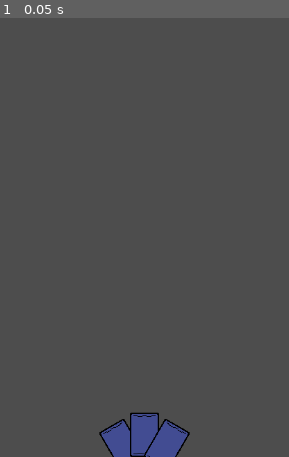
Above: before the commit, frame 1.
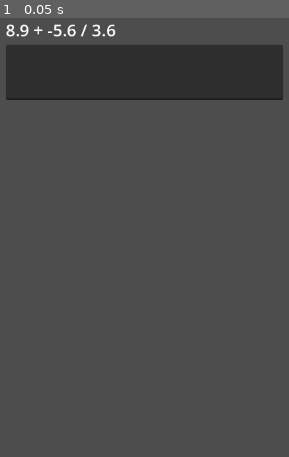
Above: after the commit, the same moment.

Repository: yDewolf/MathDungeons
Game: Godot game, scene res://core/scenes/MathTest.tscn
Same seed, same stepped clock (60 frames per second), same inputs: the game is played once before the commit and once after it. Before the commit the project starts from res://core/scenes/TestPlayer.tscn.
Inputs:
- Up to frame 1 (0.05 s): no input

The runs differ from the first frame. In frame 1, 15% of the frame differs, in the area x 2-98%, y 1-100%.

Commit message:
fix some bugs

Diff:
--- a/core/components/Math/Equations/ExpressionHandler.gd
+++ b/core/components/Math/Equations/ExpressionHandler.gd
@@ -35,7 +35,7 @@
 	var inputted = input_text.text
 
 	var rounded_result: float = snapped(target_result.get_value(), precision)
-	var value: float = inputted.to_float()
+	var value: float = snapped(inputted.to_float(), precision)
 	warn_label.visible = true
 	var timer = get_tree().create_timer(1.2)
 	timer.timeout.connect(hide_warn_label)
--- a/core/components/Math/RandomEquationGen.gd
+++ b/core/components/Math/RandomEquationGen.gd
@@ -17,7 +17,7 @@
 @export var integer_range: int = 10
 ## If the max digit is 2 (10), the max number will be 100 instead of 99
 @export var inclusive: bool = true
-@export var allow_negative: bool = true
+@export var negative_range: bool = true
 
 func _ready() -> void:
 	return
@@ -34,7 +34,7 @@
 
 
 func random_number() -> float:
-	return _random_number(integer_range, decimal_range, inclusive, allow_negative)
+	return _random_number(integer_range, decimal_range, inclusive, negative_range)
 
 static func _random_number(max_digits: int, decimal_digit_range: float, inclusive_range: bool, enable_negative: float) -> float:
 	var offset: int = 0
@@ -46,6 +46,9 @@
 	if enable_negative:
 		min_number = -max_number
 	var number = randi_range(min_number, max_number)
+	if randi_range(0, 3) == 1:
+		number *= -1
+
 	return float(number) * decimal_digit_range
 
 func generate_expression_string() -> String:
@@ -56,7 +59,7 @@
 		integer_range,
 		decimal_range,
 		inclusive,
-		allow_negative
+		negative_range
 	)
 
 ## Really bad way to generate expressions
--- a/core/scenes/MathTest.tscn
+++ b/core/scenes/MathTest.tscn
@@ -15,7 +15,10 @@
 
 [node name="RandomEquationGen" type="Node" parent="."]
 script = ExtResource("2_0d0ds")
+allowed_operations = Array[int]([1, 2, 3, 4])
+decimal_range = 0.1
 integer_range = 1
+negative_range = false
 metadata/_custom_type_script = "uid://cpnnadgp3ccya"
 
 [node name="UI" type="Control" parent="."]
--- a/project.godot
+++ b/project.godot
@@ -11,7 +11,7 @@
 [application]
 
 config/name="MathDungeons"
-run/main_scene="uid://bdxfvyjlv6okx"
+run/main_scene="uid://b8ow2nsxtjtj3"
 config/features=PackedStringArray("4.4", "Forward Plus")
 config/icon="res://icon.svg"
 
